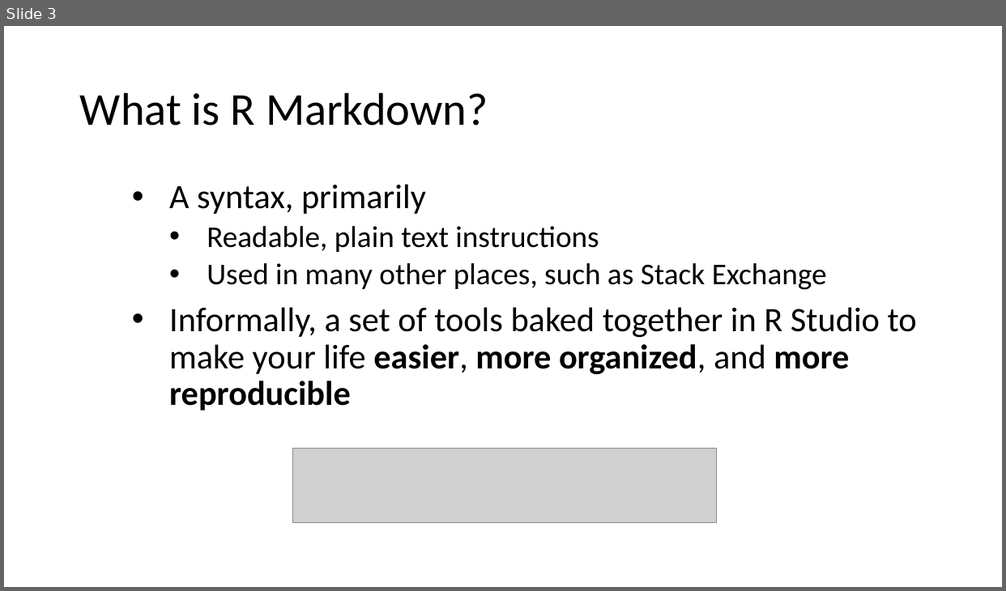
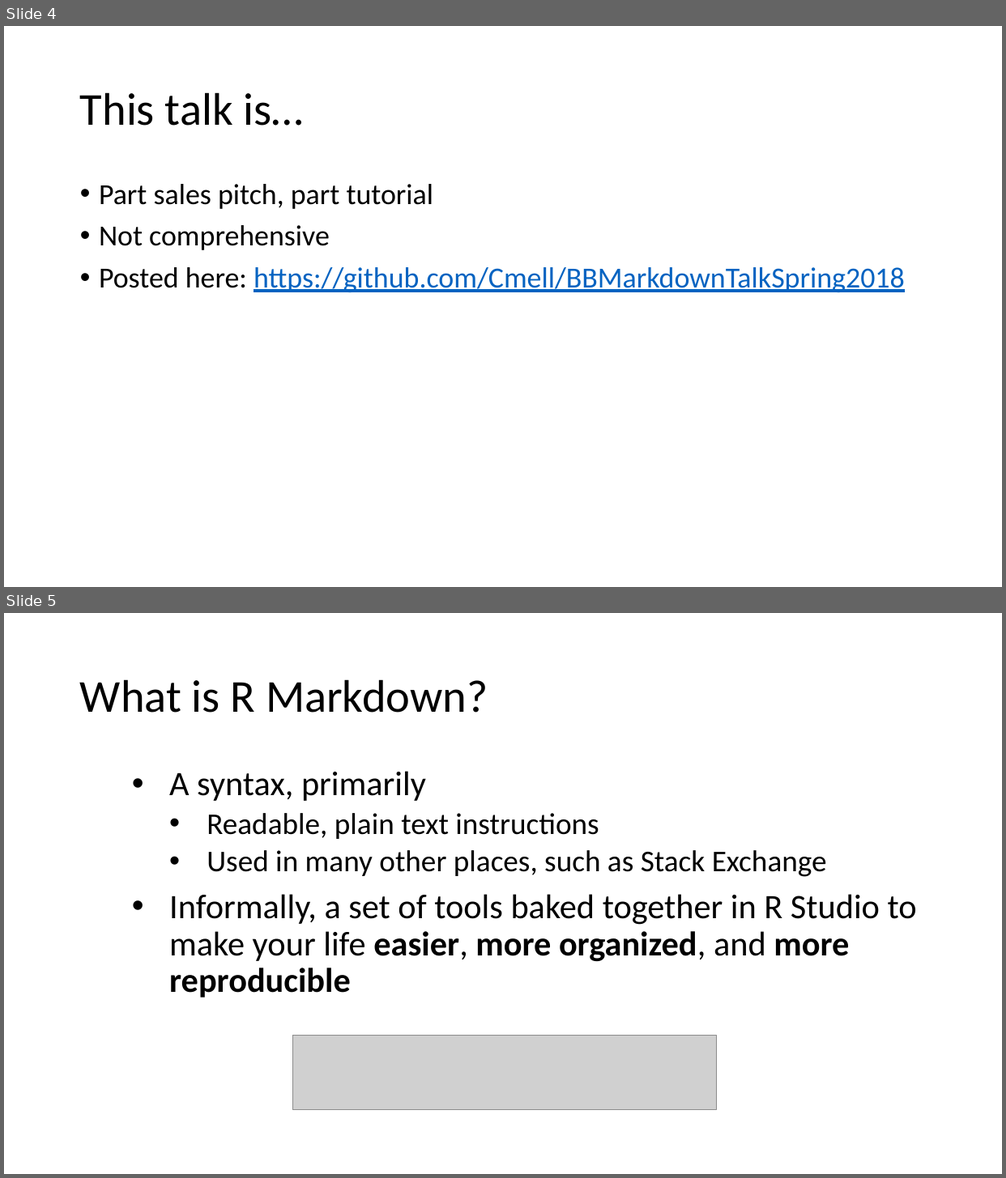
Before and after one commit to Cmell/BBMarkdownTalkSpring2018, a slide deck: MarkdownBBSp2018.pptx. Shown one above the other, each under a label of ours: slide 3 before the commit, slides 4 and 5 after it. The pictures are 1006x591 and 1006x1178 pixels, drawn with LibreOffice and Linux fonts; fonts in the diff are those of the drawing; grey boxes stand for pictures. Boxes give left, top, right and bottom in pixels: in the first picture for what was removed or moved away, otherwise in the second. Text is boxed around its words. In the diff, an @@ line names an element or a change of style, - is before the commit and + after.

```diff
--- a/MarkdownBBSp2018.pptx
+++ b/MarkdownBBSp2018.pptx
@@ slide 4 added at (4,26,1002,587), background #FFFFFF @@
@@ title added at (80,92,303,126), 44 pt, text #000000 @@
+This talk is…
@@ text added at (99,184,905,292), 28 pt, text #000000 @@
+• Part sales pitch, part tutorial
+• Not comprehensive
+• Posted here: https://github.com/Cmell/BBMarkdownTalkSpring2018
@@ what was slide 3 is now slide 5 @@
```
Also in this commit, not shown: 5 slides changed, 3 other slides added, 3 other files.
